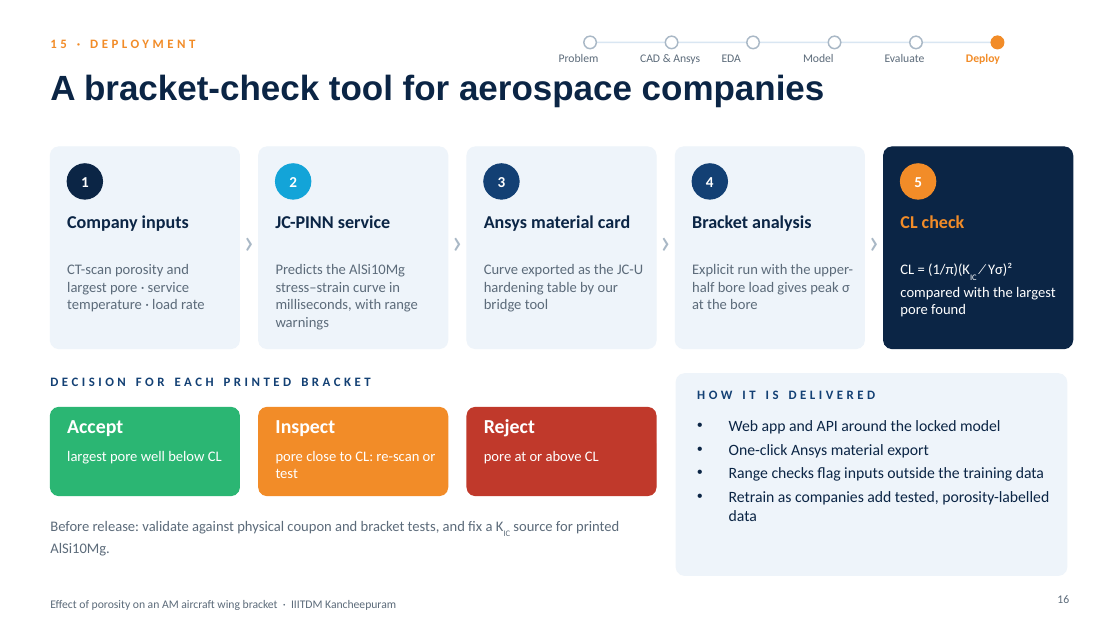
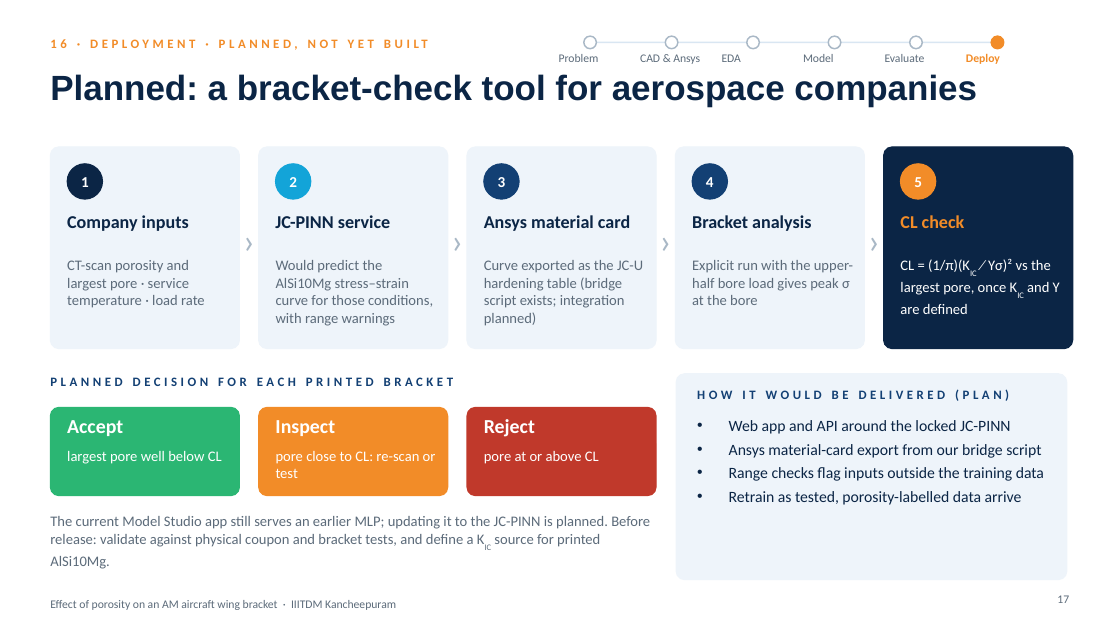
Before and after one commit to SaravananRamar06/MMM-ML, a slide deck: slide 17 of presentation/Final Presentation - Porosity in an AM Wing Bracket.pptx (slide 16 before the commit). Drawn at 1120x630 pixels with LibreOffice and Linux fonts; fonts in the diff are those of the drawing. Boxes give left, top, right and bottom in pixels: in the first picture for what was removed or moved away, otherwise in the second. Text is boxed around its words. In the diff, an @@ line names an element or a change of style, - is before the commit and + after.

```diff
--- a/presentation/Final Presentation - Porosity in an AM Wing Bracket.pptx
+++ b/presentation/Final Presentation - Porosity in an AM Wing Bracket.pptx
@@ title at (50, 74, 977, 107): text changed @@
-A bracket-check tool for aerospace companies
+Planned: a bracket-check tool for aerospace companies
@@ text "CT-scan porosity and largest pore ...": place and size @@
-text "CT-scan porosity and largest pore ..." at (67, 264, 205, 312)
+text "CT-scan porosity and largest pore ..." at (67, 260, 205, 308)
@@ text at (276, 260, 433, 326): text changed @@
-Predicts the AlSi10Mg stress–strain curve in milliseconds, with range warnings
+Would predict the AlSi10Mg stress–strain curve for those conditions, with range warnings
@@ text "Explicit run with the upper-half ..." rewrapped from (692, 264, 853, 309) to (692, 278, 850, 305) @@
@@ text at (900, 258, 1051, 314): text changed @@
-CL = (1/π)(KIC ⁄ Yσ)² compared with the largest pore found
+CL = (1/π)(KIC ⁄ Yσ)² vs the largest pore, once KIC and Y are defined
@@ text at (484, 277, 625, 326): text changed @@
-Curve exported as the JC-U hardening table by our bridge tool
+Curve exported as the JC-U hardening table (bridge script exists; integration planned)
@@ text at (50, 377, 454, 386): text changed @@
-DECISION FOR EACH PRINTED BRACKET
+PLANNED DECISION FOR EACH PRINTED BRACKET
@@ rounded rectangle: place and size @@
-rounded rectangle at (676, 374, 1067, 576)
+rounded rectangle at (676, 374, 1067, 580)
@@ rounded rectangle at (676, 374, 1067, 580): proportions changed @@
@@ text at (697, 389, 1009, 401): text changed @@
-HOW IT IS DELIVERED
+HOW IT WOULD BE DELIVERED (PLAN)
@@ text at (729, 420, 1041, 458): text changed @@
-• Web app and API around the locked model
-• One-click Ansys material export
+• Web app and API around the locked JC-PINN
+• Ansys material-card export from our bridge script
@@ text at (729, 491, 1022, 505): text changed @@
-• Retrain as companies add tested, porosity-labelled data
+• Retrain as tested, porosity-labelled data arrive
@@ text at (50, 516, 650, 569): text changed @@
-Before release: validate against physical coupon and bracket tests, and fix a KIC source for printed AlSi10Mg.
+The current Model Studio app still serves an earlier MLP; updating it to the JC-PINN is planned. Before release: validate against physical coupon and bracket tests, and define a KIC source for printed AlSi10Mg.
@@ page number at (1057, 595, 1069, 603): text changed @@
-16
+17
```
Also in this commit, not shown: 13 other slides changed, 2 slides added, 7 other files.
